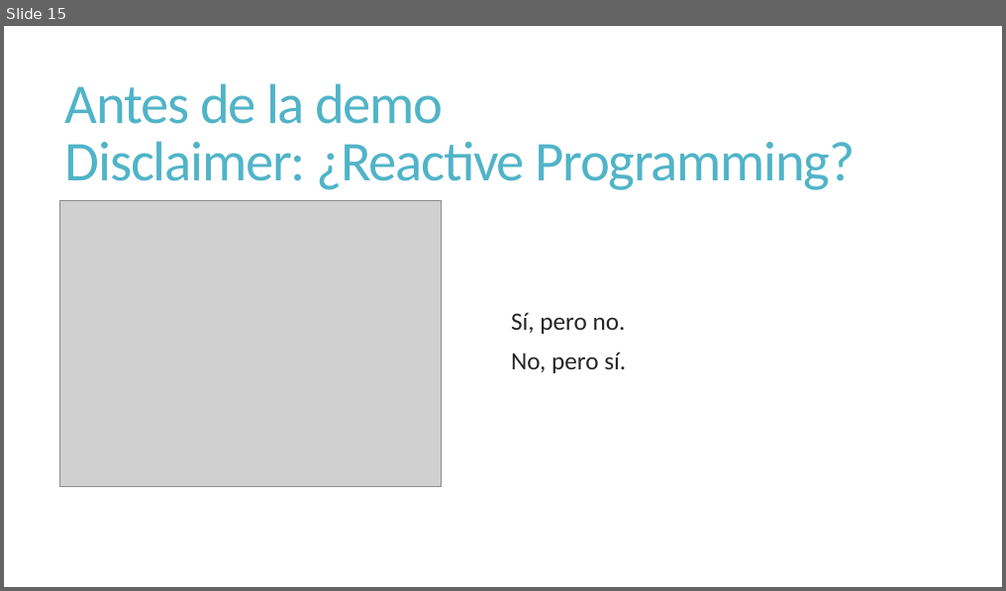
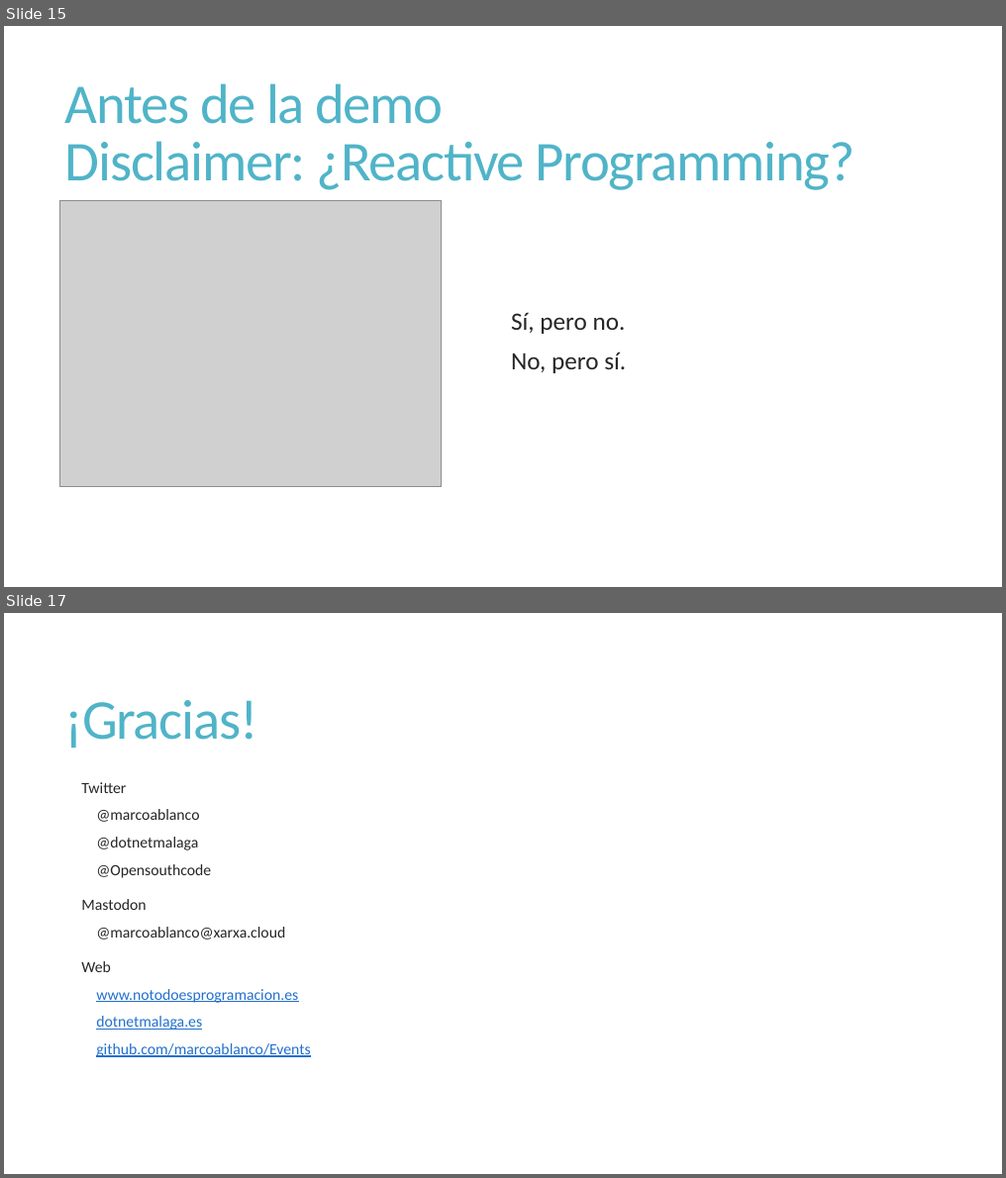
Before and after one commit to marcoablanco/Events, a slide deck: 2023-06 Maui con RxUI, Refit y Akavache/Presentación.pptx. Shown one above the other, each under a label of ours: slide 15 before the commit, slides 15 and 17 after it; the slides between them are not shown. The pictures are 1006x591 and 1006x1178 pixels, drawn with LibreOffice and Linux fonts; fonts in the diff are those of the drawing; grey boxes stand for pictures. Boxes give left, top, right and bottom in pixels: in the first picture for what was removed or moved away, otherwise in the second. Text is boxed around its words. In the diff, an @@ line names an element or a change of style, - is before the commit and + after.

Commit message:
Added finish slide.

```diff
--- a/2023-06 Maui con RxUI, Refit y Akavache/Presentación.pptx
+++ b/2023-06 Maui con RxUI, Refit y Akavache/Presentación.pptx
@@ slide 17 added at [4, 613, 1002, 1174], background #FFFFFF @@
@@ title added at [65, 700, 258, 748], 54 pt, text #50B4C8 @@
+¡Gracias!
@@ text added at [81, 782, 310, 1058], 15 pt, text #262626 @@
+  Twitter
+    @marcoablanco
+    @dotnetmalaga
+    @Opensouthcode
+  Mastodon
+    @marcoablanco@xarxa.cloud
+  Web
+    www.notodoesprogramacion.es
+    dotnetmalaga.es
+    github.com/marcoablanco/Events
```
